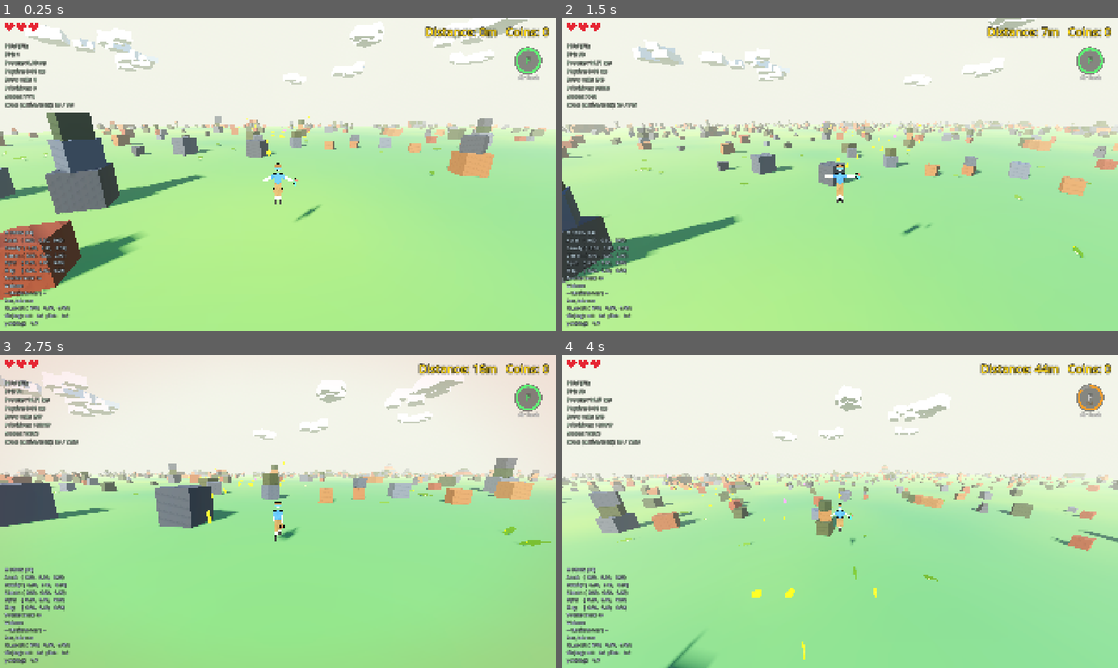
Above: before the commit, frames 1-4 (two rows, left to right).
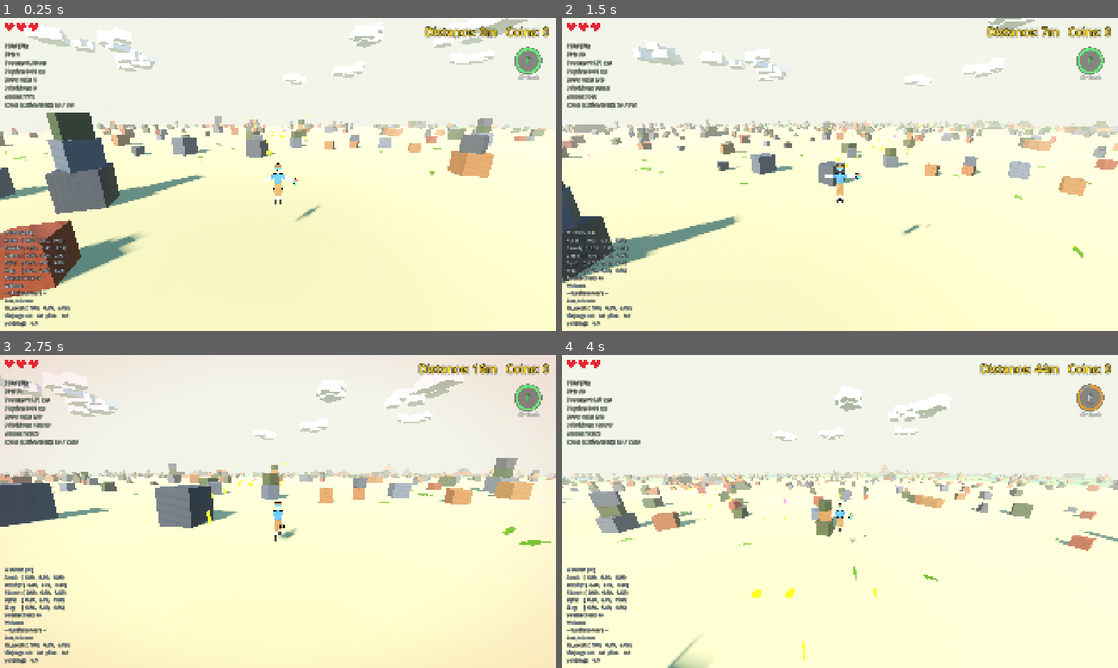
Above: after the commit, the same moments.

Repository: korjavin/godot-test1
Game: Godot game, scene res://scenes/main.tscn
Two runs of this game, one before a commit and one after it. Both use one fixed random seed, a clock stepped at 60 frames per second and the inputs below.
Inputs (mouse positions are in pixels of both pictures, inside the frame that each line leads up to):
- Up to frame 1 (0.25 s): no input
- Up to frame 2 (1.5 s): tap Enter (ui_accept) at 0.5 s; move the mouse to (867, 174) at 0.52 s; hold Shift (run) 0.53-1.28 s; hold W (move_forward) from 0.53 s (still down); tap Space (jump) at 0.77, 1.07 s; move the mouse to (812, 174) at 1.27 s; tap Ctrl (duck) at 1.35 s
- Up to frame 3 (2.75 s): keep holding W (move_forward); tap Space (jump) at 1.52, 1.82 s; tap Shift (run) at 1.55 s; move the mouse to (289, 505) at 2.02 s; hold Shift (run) from 2.03 s (still down)
- Up to frame 4 (4 s): keep holding W (move_forward); move the mouse to (834, 517) at 2.77 s; release Shift (run) at 2.78 s; tap F (special_ability) at 2.85 s; tap Space (jump) at 3.02, 3.32, 3.77 s; tap Shift (run) at 3.05, 3.8 s; move the mouse to (878, 514) at 3.52 s; hold R (switch_character) from 3.53 s (still down)

The runs differ from the first frame. In frame 1, 56% of the frame differs, in the area x 0-100%, y 34-100%; in frame 2, 58%; in frame 3, 55%; in frame 4, 55%.

Commit message:
feat: biome tint + river band with shimmer in ground shader

Diff:
--- a/assets/shaders/ground.gdshader
+++ b/assets/shaders/ground.gdshader
@@ -1,19 +1,41 @@
-// Ground shader — gives the infinite green plane a subtle large-scale
-// mottling (two greens blended by noise) so it reads as terrain instead of
-// a flat billiard table.
+// Ground shader — gives the infinite flat plane its look: a subtle large-scale
+// mottling (two greens blended by noise) so it reads as terrain instead of a
+// flat billiard table, PLUS the biome tint (desert / plains / forest / mountain)
+// and the blue river bands laid over it.
+//
+// THE GROUND IS ALWAYS FLAT (y = 0). Biomes and rivers are a PAINT JOB here plus
+// block geometry and a speed penalty on the CPU side — there is no heightfield,
+// no water mesh, no transparency. See the BIOME FIELD section of
+// scripts/endless_terrain.gd for why (and for the upgrade path).
+//
+// CPU/GPU PARITY CONTRACT: biome_noise() below is the GPU copy of _biome_noise()
+// in endless_terrain.gd, built out of the same hash2/value_noise this file
+// already had. The blue band the player SEES and the wading zone the player
+// FEELS are the same field, so the two copies MUST BE EDITED TOGETHER. The
+// uniforms marked "must match GDScript" are pushed from
+// _apply_biome_shader_params(); the pure-art colours below are shader-side only,
+// so an art pass can retint from the material without touching GDScript.
 //
 // PERFORMANCE CONTRACT (why this is nearly free, even on web/gl_compatibility):
-// - ALL the noise math runs in vertex() — the chunk plane is subdivided 16x16
-//   (see _get_shared_ground_mesh in endless_terrain.gd), so that's a few
-//   hundred vertices per chunk, once each, not per pixel.
-// - fragment() does ONLY a mix() between two uniform colors using the
-//   interpolated varying. Fill rate is untouched vs the old StandardMaterial3D.
+// - ALL the noise math — the ground mottling AND the biome field — runs in
+//   vertex(). The chunk plane is subdivided 16x16 (see _get_shared_ground_mesh
+//   in endless_terrain.gd), so that's a few hundred vertices per chunk, once
+//   each, not per pixel.
+// - fragment() does a handful of mix()/smoothstep() ops on interpolated
+//   varyings: no noise, no texture fetch, no branching for the 95% of the world
+//   that is dry land.
+// - The ONE per-pixel extra is the river shimmer, and it lives inside
+//   `if (v_river > 0.0)` so only pixels actually inside a river band pay for it.
+//   WebGL2 fill rate is the tightest budget in the project — keep it that way.
 //
-// SEAMLESSNESS CONTRACT: the noise is sampled at the WORLD-space XZ of each
-// vertex (MODEL_MATRIX applied), so the pattern is one continuous field across
-// the whole world — chunk seams land wherever they land in it and are
-// invisible. Zero per-chunk setup, zero uniforms to update per chunk, which is
-// what lets every chunk share ONE mesh + ONE material.
+// SEAMLESSNESS CONTRACT: every noise here is sampled at the WORLD-space XZ of
+// each vertex (MODEL_MATRIX applied), so both the mottling and the biome field
+// are one continuous field across the whole world — chunk seams land wherever
+// they land in it and are invisible. Biome BOUNDARIES are softened separately,
+// by the smoothstep blends in fragment() over biome_blend: that softness is
+// about the desert-meets-plains edge, not the chunk edge. Zero per-chunk setup,
+// zero per-chunk uniforms, which is what lets every chunk share ONE mesh + ONE
+// material.
 shader_type spatial;
 
 // The two greens the noise blends between. Exposed as uniforms so an art pass
@@ -21,8 +43,39 @@
 uniform vec3 green_a: source_color = vec3(0.42, 0.55, 0.24); // sunlit grass
 uniform vec3 green_b: source_color = vec3(0.20, 0.44, 0.26); // shaded moss
 
-// Noise value computed per-vertex, interpolated for free across the triangle.
+// --- Biome field parameters — MUST MATCH the GDScript constants -------------
+// Defaults equal the GDScript values, so the shader still looks right if
+// nothing ever pushes them (e.g. the material previewed in the editor).
+uniform vec2 biome_offset = vec2(0.0);        // per-run domain shift (run_seed)
+uniform float biome_cell_size = 400.0;        // noise wavelength in metres
+uniform float biome_desert_max = 0.34;        // n < this  -> desert
+uniform float biome_plains_max = 0.62;        // n < this  -> plains
+uniform float biome_forest_max = 0.82;        // n < this  -> forest, else mountain
+uniform float river_level = 0.5;              // the contour rivers follow
+uniform float river_half_width = 0.02;        // half-thickness of that contour
+uniform float biome_blend = 0.05;             // smoothstep radius at each threshold
+
+// --- Biome colours — pure art, never read by GDScript -----------------------
+uniform vec3 desert_color: source_color = vec3(0.78, 0.68, 0.44);   // ochre sand
+uniform vec3 forest_color: source_color = vec3(0.13, 0.30, 0.17);   // deep cool green
+uniform vec3 mountain_color: source_color = vec3(0.45, 0.43, 0.40); // grey-brown scree
+uniform vec3 river_color: source_color = vec3(0.10, 0.28, 0.34);    // dark blue-teal
+
+// How much of the band's half-width is full-strength river before the tint
+// starts fading out. A hard edge would alias badly at 16x16 vertex density
+// (the band is only ~8 m wide, a chunk vertex spacing is ~3 m), so the edge is
+// softened over the outer 45% of the band.
+const float RIVER_EDGE_SOFT = 0.55;
+
+// Ground mottling computed per-vertex, interpolated for free across the triangle.
 varying float v_noise;
+// The raw biome field value at this vertex — thresholded in fragment().
+varying float v_biome;
+// River strength: 1 in the band centre, falling to 0 at the band edge.
+varying float v_river;
+// World XZ, carried through only so the river shimmer can animate in world
+// space (so it doesn't swim when the chunk it belongs to is elsewhere).
+varying vec2 v_world_xz;
 
 // Sine-free 2D lattice hash: turns a lattice point into a pseudo-random 0..1
 // value. Deterministic (pure function of position), so the pattern never
@@ -58,18 +111,66 @@
 	return mix(mix(a, b, u.x), mix(c, d, u.x), u.y);
 }
 
+// THE biome field — the GPU twin of _biome_noise() in endless_terrain.gd.
+// Reusing hash2/value_noise above is the whole point: one lattice hash, one
+// blend recipe, so the CPU port has exactly one thing to mirror and parity
+// stays honest. Regions AND rivers are both readouts of this single number,
+// which is why they agree with each other for free.
+float biome_noise(vec2 world_xz) {
+	vec2 p = world_xz / biome_cell_size + biome_offset;
+	return clamp(value_noise(p), 0.0, 1.0);
+}
+
 void vertex() {
 	// World-space XZ of this vertex — the key to cross-chunk continuity.
 	vec2 world_xz = (MODEL_MATRIX * vec4(VERTEX, 1.0)).xz;
+	v_world_xz = world_xz;
 	// Two octaves: a broad ~40 m wash (dominant) plus ~13 m detail on top.
 	// Weights sum to 1 so the result stays in 0..1 for the fragment lerp.
 	float n = value_noise(world_xz * (1.0 / 40.0)) * 0.65
 			+ value_noise(world_xz * (1.0 / 13.0)) * 0.35;
 	v_noise = clamp(n, 0.0, 1.0);
+
+	// The biome field, sampled once per vertex like everything else here.
+	v_biome = biome_noise(world_xz);
+	// River = a thin CONTOUR of that same field. Distance from the contour,
+	// remapped so the centre of the band is 1 and the edge fades to 0.
+	float from_contour = abs(v_biome - river_level);
+	v_river = 1.0 - smoothstep(river_half_width * RIVER_EDGE_SOFT, river_half_width, from_contour);
 }
 
 void fragment() {
-	// Just the lerp — see the performance contract at the top.
-	ALBEDO = mix(green_a, green_b, v_noise);
-	ROUGHNESS = 0.8; // match the old StandardMaterial3D ground roughness
+	// Plains stays exactly what it always was: the two-green mottle.
+	vec3 albedo = mix(green_a, green_b, v_noise);
+	// The same mottle, as a brightness wobble, keeps the other three biomes
+	// from reading as flat painted plastic. Three multiplies, no extra noise.
+	float mottle = mix(0.88, 1.12, v_noise);
+	// Blend across each threshold with smoothstep over biome_blend, so a biome
+	// boundary is a soft gradient several metres wide rather than a hard line.
+	// Chained low-to-high: desert below, then plains, forest, mountain.
+	albedo = mix(desert_color * mottle, albedo,
+			smoothstep(biome_desert_max - biome_blend, biome_desert_max + biome_blend, v_biome));
+	albedo = mix(albedo, forest_color * mottle,
+			smoothstep(biome_plains_max - biome_blend, biome_plains_max + biome_blend, v_biome));
+	albedo = mix(albedo, mountain_color * mottle,
+			smoothstep(biome_forest_max - biome_blend, biome_forest_max + biome_blend, v_biome));
+
+	float roughness = 0.8; // matches the old StandardMaterial3D ground roughness
+
+	// River last, on top of whatever biome it cuts through — rivers are an
+	// overlay, not a biome (same rule as is_river_at() on the CPU side).
+	if (v_river > 0.0) {
+		// Cheap crossed-sine shimmer: two sines drifting in opposite senses so
+		// the interference pattern never reads as a repeating grid. World-space
+		// input keeps it continuous across chunk seams, TIME makes it flow.
+		float shimmer = sin(v_world_xz.x * 1.7 + TIME * 1.3)
+				* sin(v_world_xz.y * 2.3 - TIME * 0.9);
+		vec3 wet = river_color * (1.0 + shimmer * 0.12);
+		albedo = mix(albedo, wet, v_river);
+		// Wet sheen for free — no transparency, no reflection, no extra pass.
+		roughness = mix(roughness, 0.3, v_river);
+	}
+
+	ALBEDO = albedo;
+	ROUGHNESS = roughness;
 }
Not shown, changed: docs/plans/20260815-biomes.md
